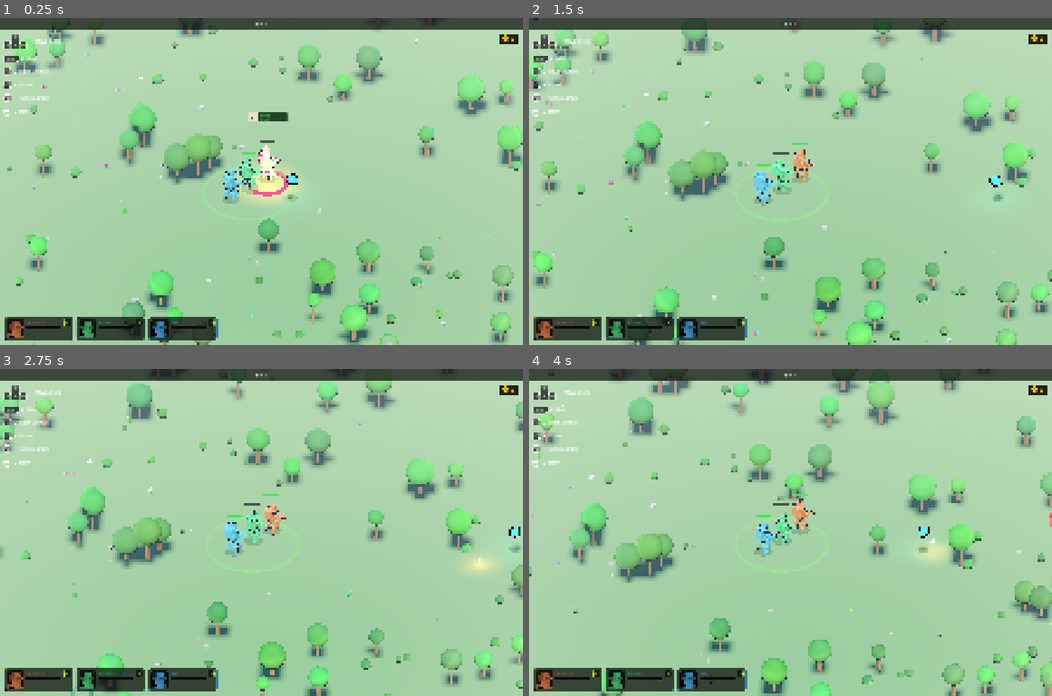
Above: before the commit, frames 1-4 (two rows, left to right).
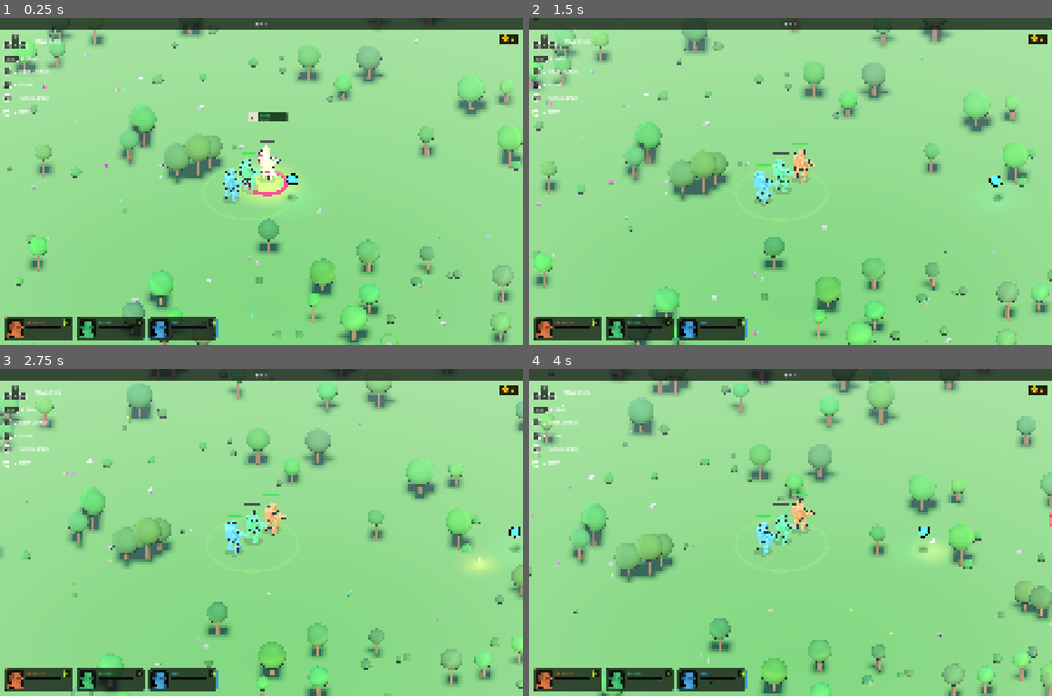
Above: after the commit, the same moments.

Repository: Jojjo1010/MechGame
Game: Godot game, scene res://scenes/game/Game.tscn
Same seed, same stepped clock (60 frames per second), same inputs: the game is played once before the commit and once after it.
Inputs (mouse positions are in pixels of both pictures, inside the frame that each line leads up to):
- Up to frame 1 (0.25 s): no input
- Up to frame 2 (1.5 s): tap Enter at 0.5 s; move the mouse to (905, 165) at 0.52 s; hold D 0.53-1.25 s; hold Shift 0.53-1.25 s; click (905, 165) at 0.67 s; drag from (685, 197) to (764, 246) at 1.27 s
- Up to frame 3 (2.75 s): move the mouse to (313, 460) at 2.02 s; hold D from 2.03 s (still down); tap E at 2.1 s
- Up to frame 4 (4 s): release D at 2.75 s; drag from (764, 597) to (633, 483) at 2.77 s; move the mouse to (947, 581) at 3.52 s; hold A from 3.53 s (still down); hold Shift from 3.53 s (still down)

The runs differ from the first frame. In frame 1, 40% of the frame differs, in the area x 0-100%, y 32-100%; in frame 2, 41%; in frame 3, 41%; in frame 4, 40%.

Commit message:
Revert mech + grass colors to original brighter palette
Restores the four archetype tints (orange-red VOLLEY, teal-green AEGIS,
electric-blue ARC, saffron SALVO) and the greener grass from before the
visual overhaul. Outlines and sun shadows from that pass are kept.

Co-Authored-By: Claude Opus 4.7 (1M context) <noreply@anthropic.com>

Diff:
--- a/scenes/mechs/MechArchetypes.gd
+++ b/scenes/mechs/MechArchetypes.gd
@@ -11,22 +11,22 @@
 	"GUN": {
 		name    = "VOLLEY",
 		tagline = "Sustained precision fire",
-		color   = Color("#b35a2c"),   # rust-orange
+		color   = Color("#e07338"),   # orange-red
 	},
 	"GARLIC": {
 		name    = "AEGIS",
 		tagline = "Aura support, damage shield",
-		color   = Color("#2ea25d"),   # emerald
+		color   = Color("#3acb74"),   # teal-green
 	},
 	"BEAM": {
 		name    = "ARC",
 		tagline = "Chained beam strikes",
-		color   = Color("#2e85b8"),   # azure
+		color   = Color("#3aa6e6"),   # electric blue
 	},
 	"ROCKET": {
 		name    = "SALVO",
 		tagline = "Heavy splash ordnance",
-		color   = Color("#b8872e"),   # bronze-saffron
+		color   = Color("#e6a93a"),   # saffron
 	},
 }
 
--- a/scenes/terrain/TerrainChunk.gd
+++ b/scenes/terrain/TerrainChunk.gd
@@ -35,7 +35,7 @@
 	plane.size = Vector2(CHUNK_SIZE, CHUNK_SIZE)
 	mi.mesh = plane
 	var mat := StandardMaterial3D.new()
-	mat.albedo_color = Color(0.30, 0.42, 0.24)
+	mat.albedo_color = Color(0.22, 0.46, 0.16)
 	mat.roughness = 0.95
 	mi.material_override = mat
 	mi.position = origin
